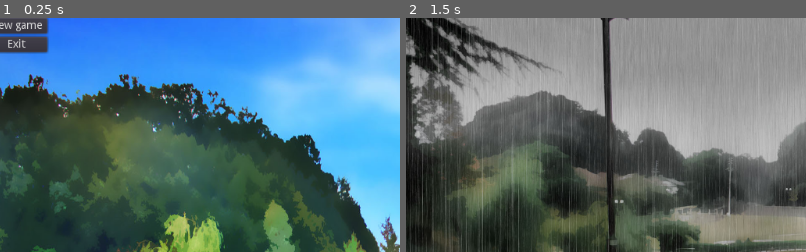
Above: before the commit, frames 1-2 (left to right).
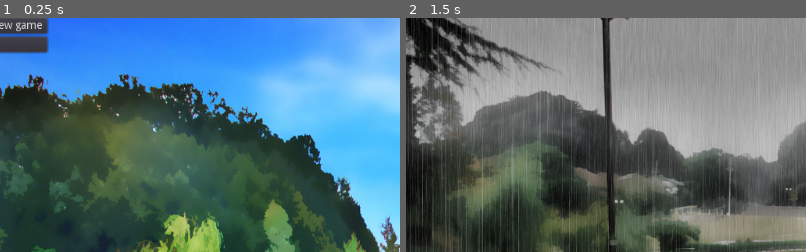
Above: after the commit, the same moments.

Repository: LaithGN/detectiv
Game: Godot game, scene res://Scenes/MainMenu/MainMenu.tscn
Same seed, same stepped clock (60 frames per second), same inputs: the game is played once before the commit and once after it.
Inputs:
- Up to frame 1 (0.25 s): no input
- Up to frame 2 (1.5 s): click "New game" at 0.5 s; tap Enter at 1.25 s
The pictures show only the part of the screen within x 2-52%, y 0-50%; the shares and areas given below are measured in that part.

The runs differ from the first frame. In frame 1, less than 0.1% of the frame differs, in the area x 2-7%, y 8-13%; in frame 2, nothing differs.
Error in both runs: Invalid get index 'scene_to_open' (on base: 'Button'). (res://scripts/mainMenu/mainMenu.gd:6)

Commit message:
delete text exit

Diff:
--- a/Himera/Scenes/MainMenu/MainMenu.tscn
+++ b/Himera/Scenes/MainMenu/MainMenu.tscn
@@ -39,4 +39,3 @@
 margin_top = 24.0
 margin_right = 79.0
 margin_bottom = 44.0
-text = "Exit"
